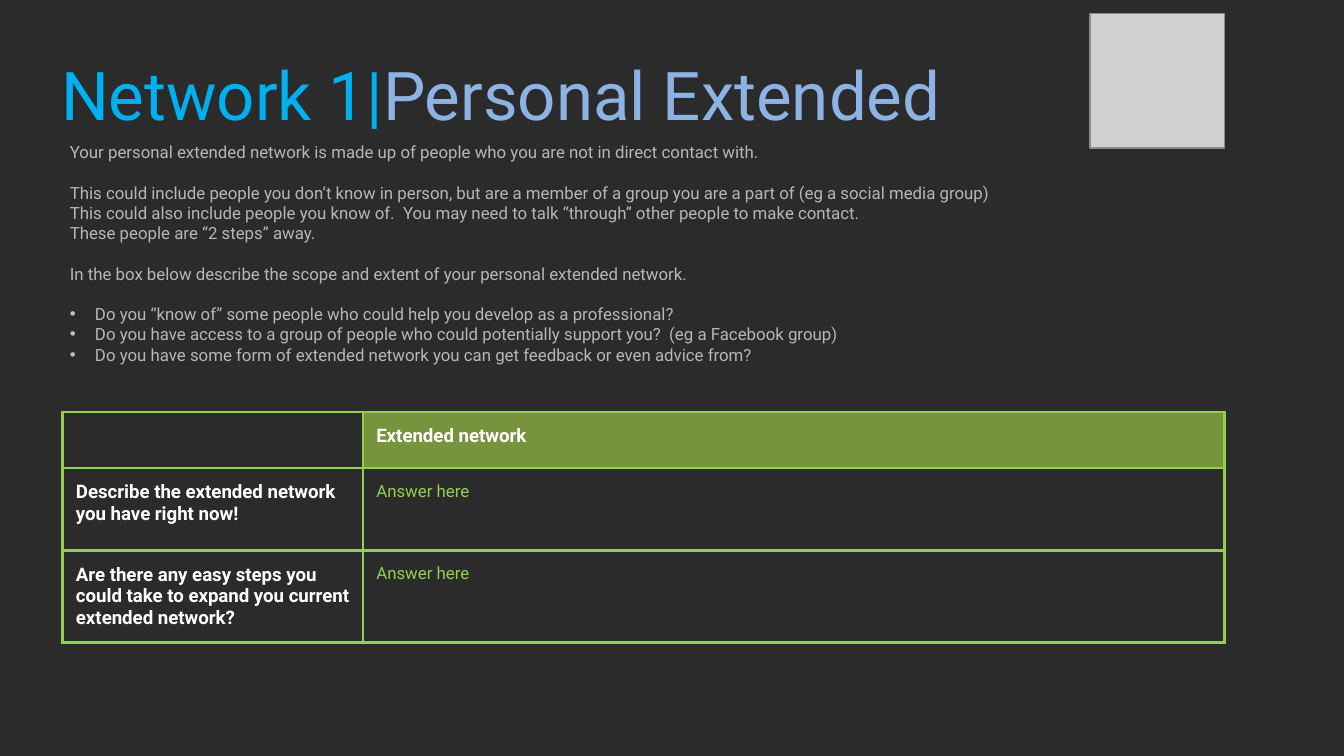
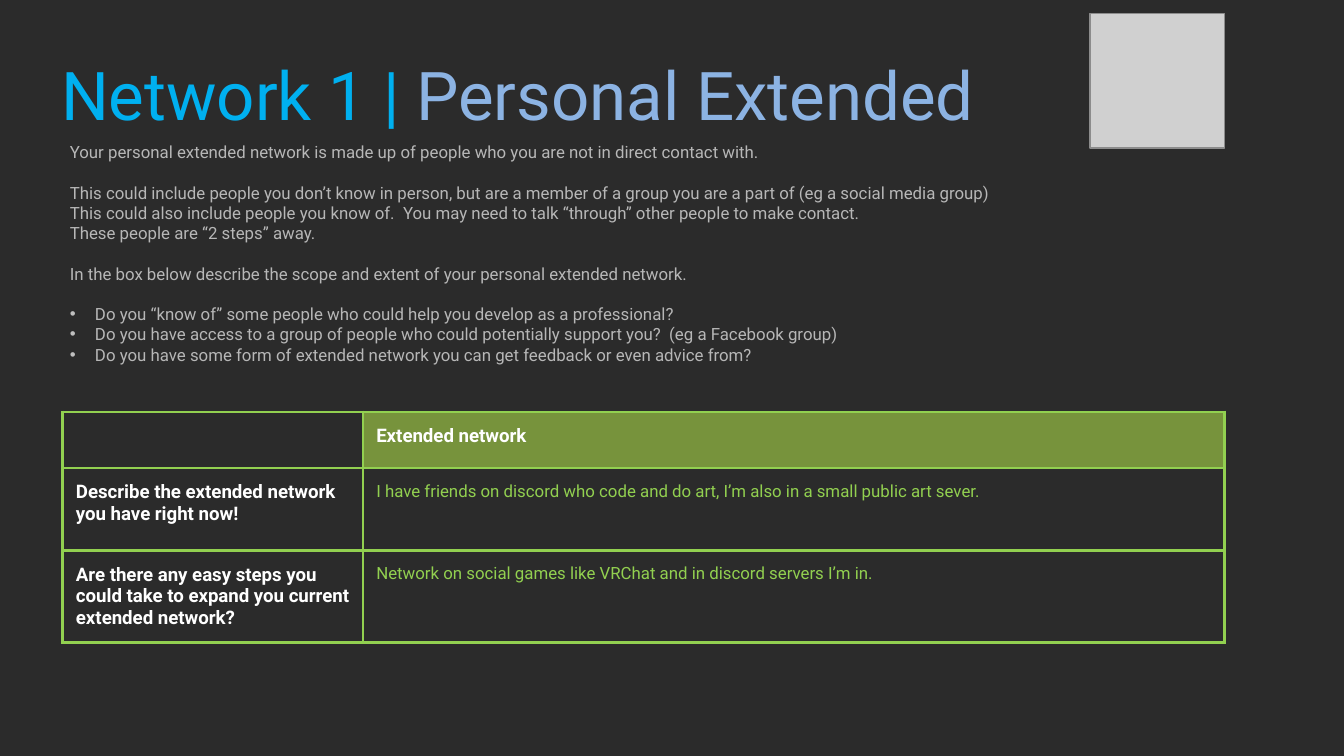
Before and after one commit to Dinoboy173/ProfStud, a slide deck: slide 23 of Class1/NOT DONE 2021_Professional_Studies_1_YourName.pptx. Drawn at 1344x756 pixels with LibreOffice and Linux fonts; fonts in the diff are those of the drawing; grey boxes stand for pictures; background and template pictures are left out; a plain dark background stands for a picture behind light text. Boxes give left, top, right and bottom in pixels: in the first picture for what was removed or moved away, otherwise in the second. Text is boxed around its words. In the diff, an @@ line names an element or a change of style, - is before the commit and + after.

```diff
--- a/Class1/NOT DONE 2021_Professional_Studies_1_YourName.pptx
+++ b/Class1/NOT DONE 2021_Professional_Studies_1_YourName.pptx
@@ title at [61, 69, 974, 121]: spaces changed @@
-Network 1|Personal Extended
+Network 1 | Personal Extended
@@ table at [63, 411, 1224, 646] @@
-row 2, column 2: Answer here
+row 2, column 2: I have friends on discord who code and do art, I’m also in a small public art sever.
-row 3, column 2: Answer here
+row 3, column 2: Network on social games like VRChat and in discord servers I’m in.
```
Also in this commit, not shown: 11 other slides changed.
